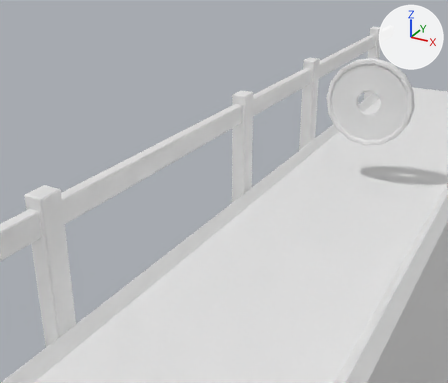
Two versions of the Blender file Assets/_Project/Model/Blender/Blender.blend, one commit apart.
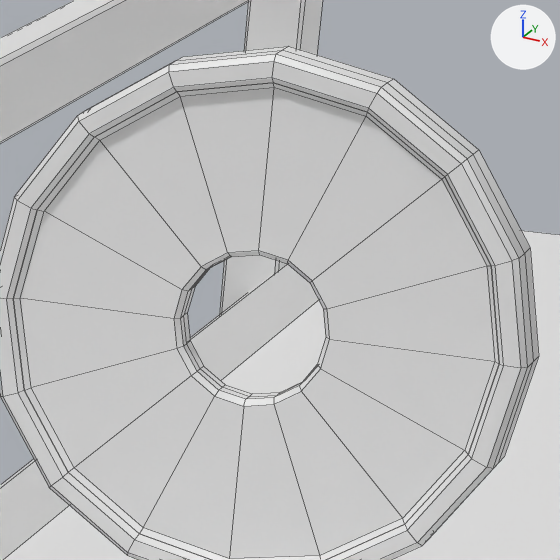
The first picture shows the older version from a 50 mm lens placed at (1.868, -6.82, 2.909), pointed at (-1.25, -1.151, 0.074). The close-ups show the older and then the newer version on the part from 73% to 93% of the width and 13% to 37% of the height of that picture. Only the edits that show in the close-ups are written down. Arrows for +X, +Y and +Z are at upper right; the lights stay in place. The close-ups show mesh edges as thin lines. The same objects are shown in both versions, whatever each file hides.

In view in the first close-up: 'Confine', 'Corsia', 'Moneta'.
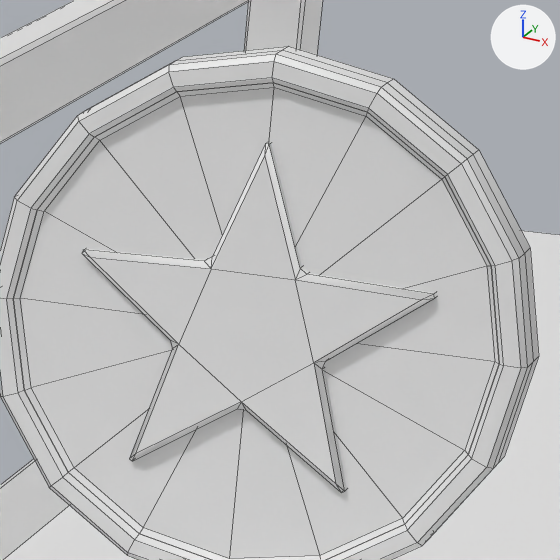
Where the change shows, as pixel boxes (x1, y1, x2, y2) in the close-ups (560 x 560 px):
part 1 of me_moneta, added
    after: (82, 143, 436, 493)

The change, as a diff of the scene's bpy script:
```diff
--- a/Assets/_Project/Model/Blender/Blender.blend.py
+++ b/Assets/_Project/Model/Blender/Blender.blend.py
@@ me_moneta @@
 # used by ob_moneta; location = (0.0, 0.0, 1.0)
-me_moneta.from_pydata(...)  # 96 vertices, 80 faces; spans x -0.5..0.5, y -0.05..0.0, z -0.5..0.5
+me_moneta.from_pydata(...)  # 116 vertices, 102 faces; spans x -0.5..0.5, y -0.05..0.0, z -0.5..0.5
+# me_moneta part 1: a new loose piece of 20 vertices spanning x -0.333..0.333, y -0.05..0.0, z -0.283..0.35
```
